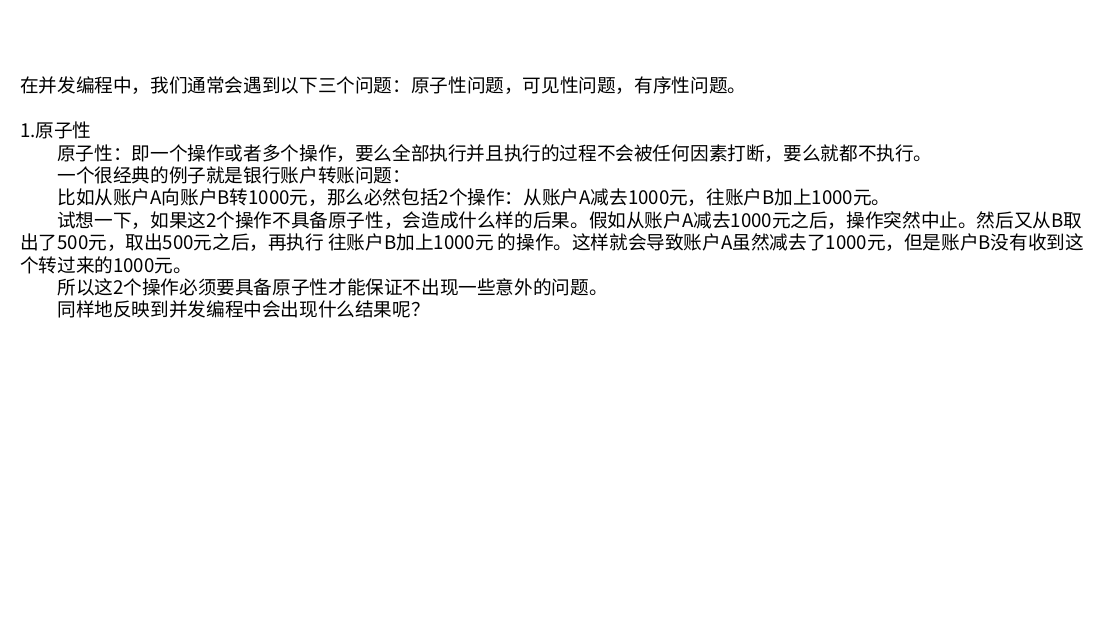
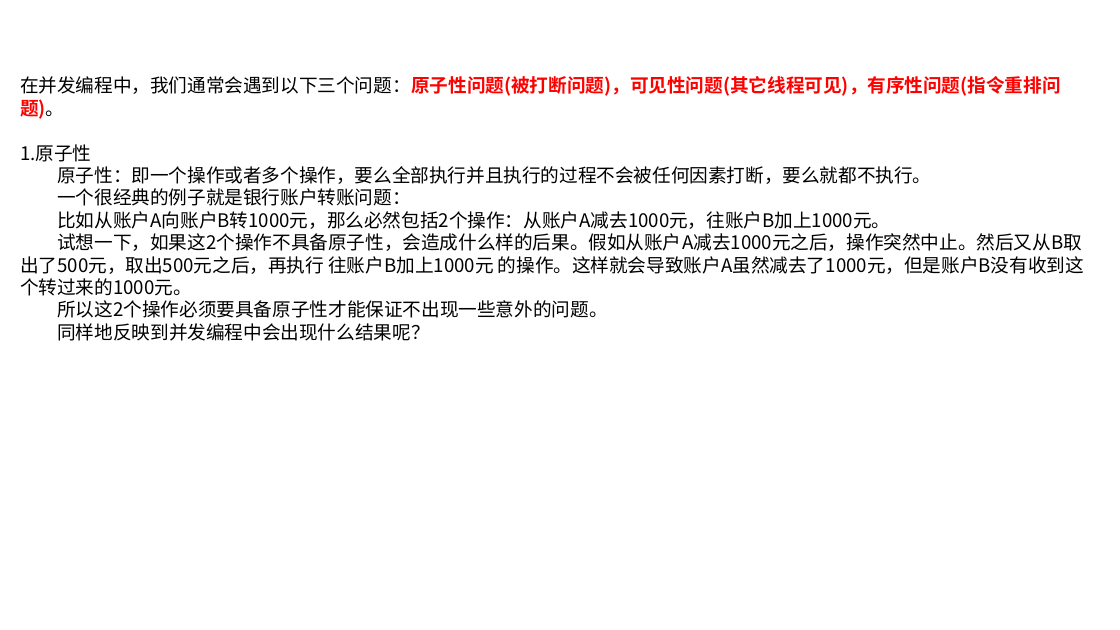
Before and after one commit to linkknown/PPT, a slide deck: slide 37 of 基础PPT/第10章：Java并发基础.pptx. Drawn at 1120x630 pixels with LibreOffice and Linux fonts; fonts in the diff are those of the drawing; background and template pictures are left out. Boxes give left, top, right and bottom in pixels: in the first picture for what was removed or moved away, otherwise in the second. Text is boxed around its words. In the diff, an @@ line names an element or a change of style, - is before the commit and + after.

```diff
--- a/基础PPT/第10章：Java并发基础.pptx
+++ b/基础PPT/第10章：Java并发基础.pptx
@@ text at (x1=20, y1=76, x2=1061, y2=119): text changed; text colour #000000 to #FF0000; bold on @@
-在并发编程中，我们通常会遇到以下三个问题：原子性问题，可见性问题，有序性问题。
+在并发编程中，我们通常会遇到以下三个问题：原子性问题(被打断问题)，可见性问题(其它线程可见)，有序性问题(指令重排问题)。
```
Also in this commit, not shown: 4 other slides changed.
